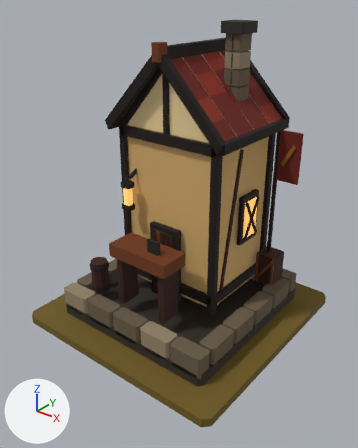
One commit to the glTF model art/butchery_t6/butchery_t6.glb: the scene before it, then after it.
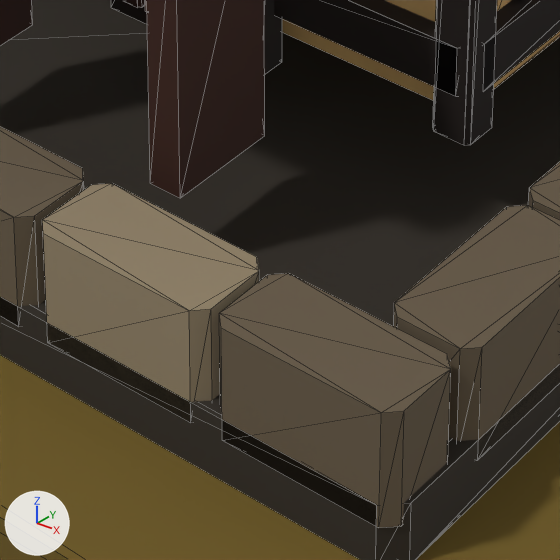
Old and new are each drawn whole from a 50 mm camera at (1.55, -1.98, 1.81) aimed at (0.04, -0.09, 0.63) and again close up on the part from 37% to 64% of the width and 65% to 86% of the height. The axes (+X, +Y, +Z) are drawn at lower left. The lights are the same throughout. The last two pictures show the newer version. The close-ups show mesh edges as thin lines.

The first close-up shows 'MMR | butchery | T06 Architecture.001', 'MMR | butchery | Tier 06 Ground.001'.
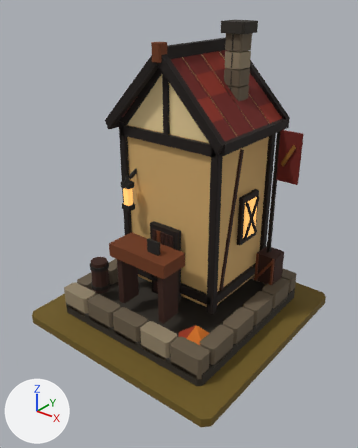
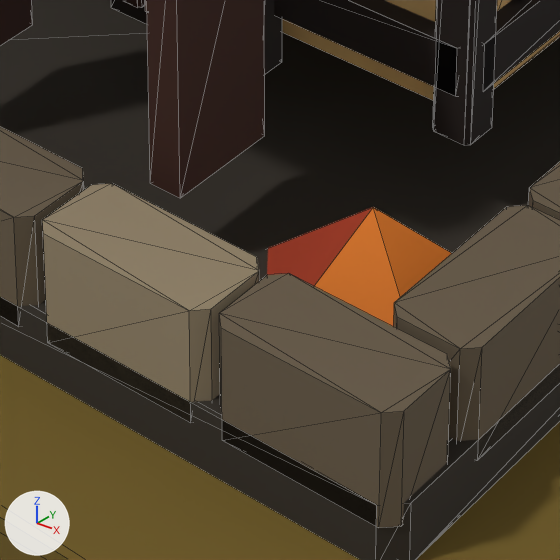
What changed in the scene script:
```text
Add me_mmr___butchery___t06_autumn_dressing_001:
    me_mmr___butchery___t06_autumn_dressing_001.from_pydata(...)  # 6 vertices, 5 faces; spans x 0.199..0.43, y -0.418..-0.197, z 0.062..0.162
    me_mmr___butchery___t06_autumn_dressing_001.materials.append(mat_mmr___shared_palette_atlas)  # picture img_mmr_shared_color_palette_64
Add ob_mmr___butchery___t06_autumn_dressing_001:
    ob_mmr___butchery___t06_autumn_dressing_001 = bpy.data.objects.new('MMR | butchery | T06 Autumn Dressing.001', me_mmr___butchery___t06_autumn_dressing_001)
    ob_mmr___butchery___t06_autumn_dressing_001.location = (0.0, 0.0, 0.05)
```

Pixel boxes (x1, y1, x2, y2) of what changed, in the close-ups (560 x 560 px):
'MMR | butchery | T06 Autumn Dressing.001', added (orange)
    after: (267, 207, 452, 327)
